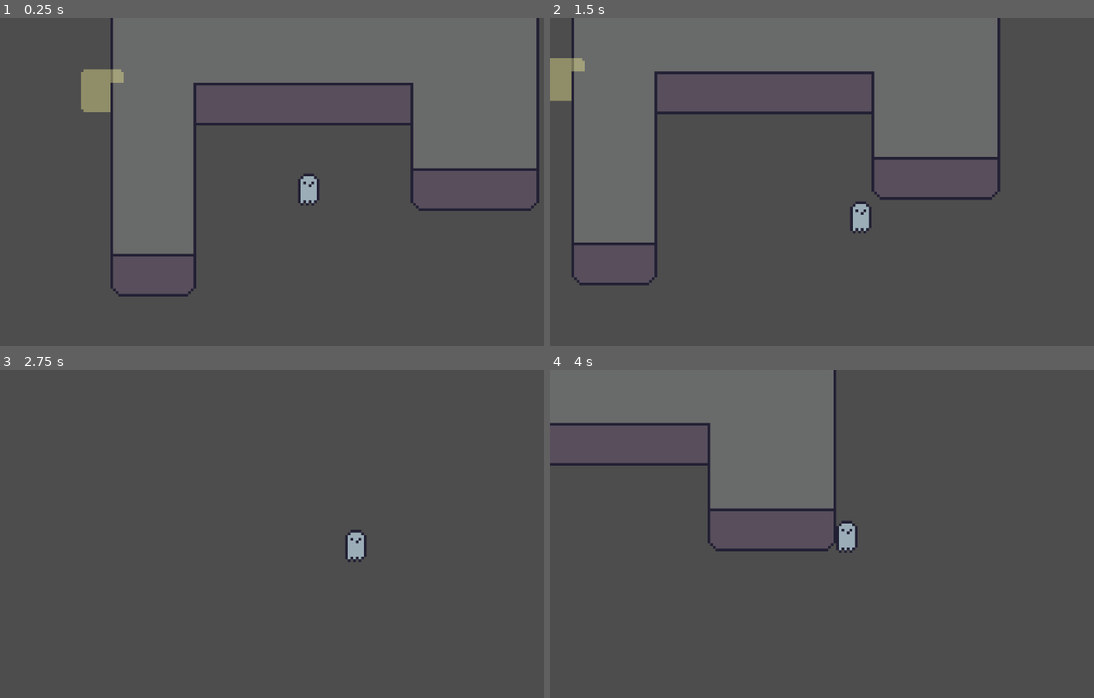
Above: before the commit, frames 1-4 (two rows, left to right).
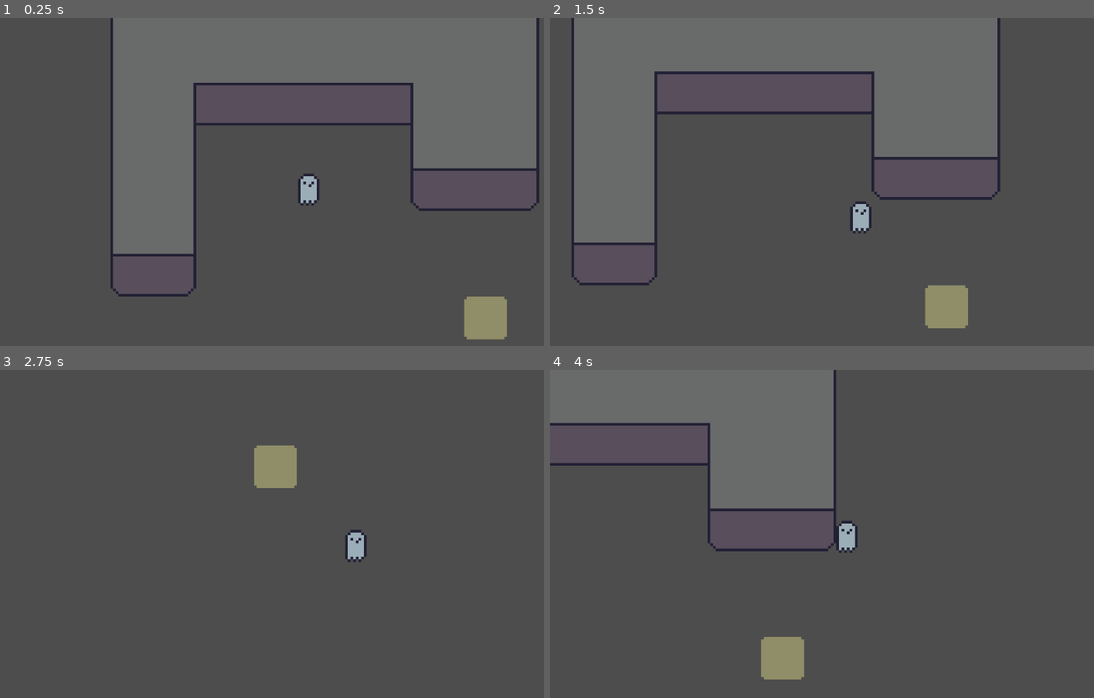
Above: after the commit, the same moments.

Repository: Oblitiel/Geist
Game: Godot game, scene res://Levels/test_level.tscn
Two runs of this game, one before a commit and one after it. Both use one fixed random seed, a clock stepped at 60 frames per second and the inputs below.
Inputs:
- Up to frame 1 (0.25 s): no input
- Up to frame 2 (1.5 s): hold D (right) 0.53-1.28 s; hold Space (interact) 0.53-1.28 s; hold S (down) from 1.28 s (still down); tap Space (interact) at 1.35 s
- Up to frame 3 (2.75 s): release S (down) at 2.03 s; hold D (right) from 2.03 s (still down); hold Space (interact) from 2.03 s (still down)
- Up to frame 4 (4 s): release D (right) at 2.78 s; release Space (interact) at 2.78 s; hold W (up) 2.78-3.53 s; tap Space (interact) at 2.85 s; hold A (left) from 3.53 s (still down); hold Space (interact) from 3.53 s (still down)

The runs differ from the first frame. In frame 1, 1.8% of the frame differs, in the area x 14-94%, y 15-99%; in frame 2, 1.6%; in frame 3, 1.0%; in frame 4, 1.0%.
Error before the commit: Parse Error: Could not find type "Player" in the current scope. (res://actors/light/light.gd:5)

Commit message:
Pequeños fixes

Diff:
--- a/Levels/test_level.tscn
+++ b/Levels/test_level.tscn
@@ -60,14 +60,14 @@
 tile_set = SubResource("TileSet_wcm1f")
 
 [node name="checkpoint" parent="." instance=ExtResource("4_o6mel")]
-position = Vector2(0, -1)
+position = Vector2(141, 109)
 
 [node name="luz" parent="." instance=ExtResource("5_e7anx")]
-position = Vector2(33, 25)
-
-position = Vector2(-3, 51)
+position = Vector2(140, 136)
 
 [node name="checkpoint2" parent="." instance=ExtResource("4_o6mel")]
+position = Vector2(70, 136)
+
 [node name="Geist" parent="." instance=ExtResource("1_p027j")]
 position = Vector2(74, 91)
 
--- a/actors/light/light.gd
+++ b/actors/light/light.gd
@@ -2,5 +2,5 @@
 
 ##Al estrar un cuerpo en el area, si es el fantasma se muere
 func _on_body_entered(body):
-	if body is Player:
+	if body is Controlable:
 		body.die()
Not shown: 1 places in Levels/test_level.tscn that only renumber resources
